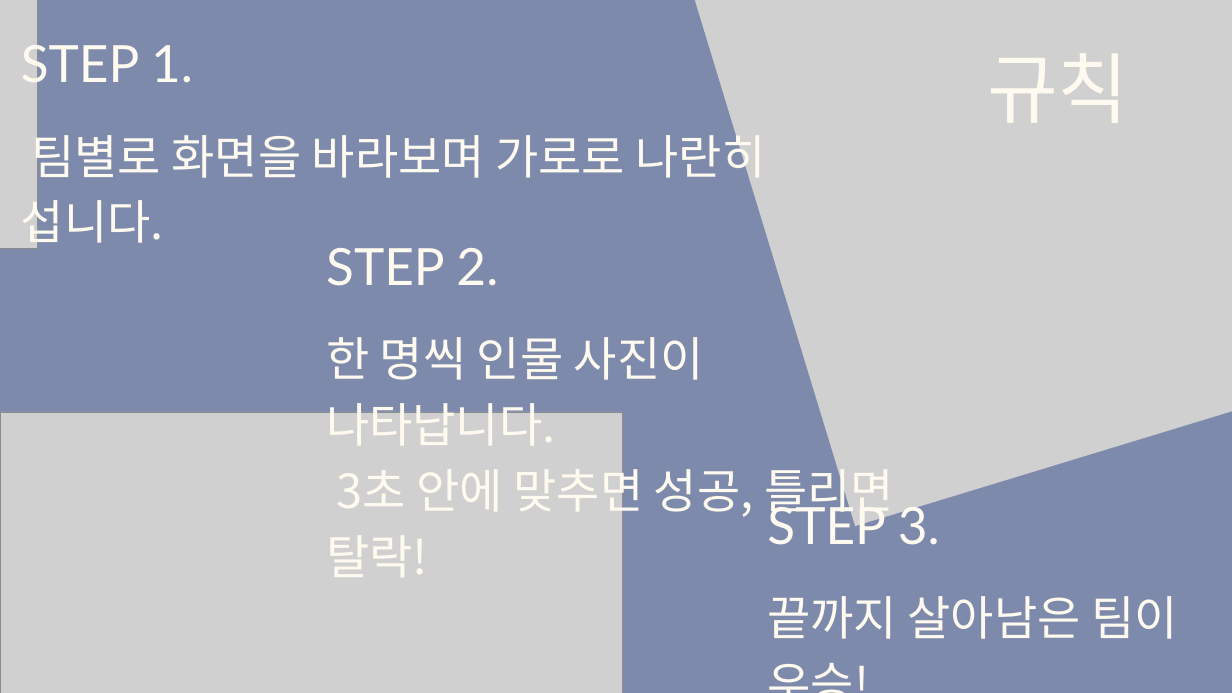
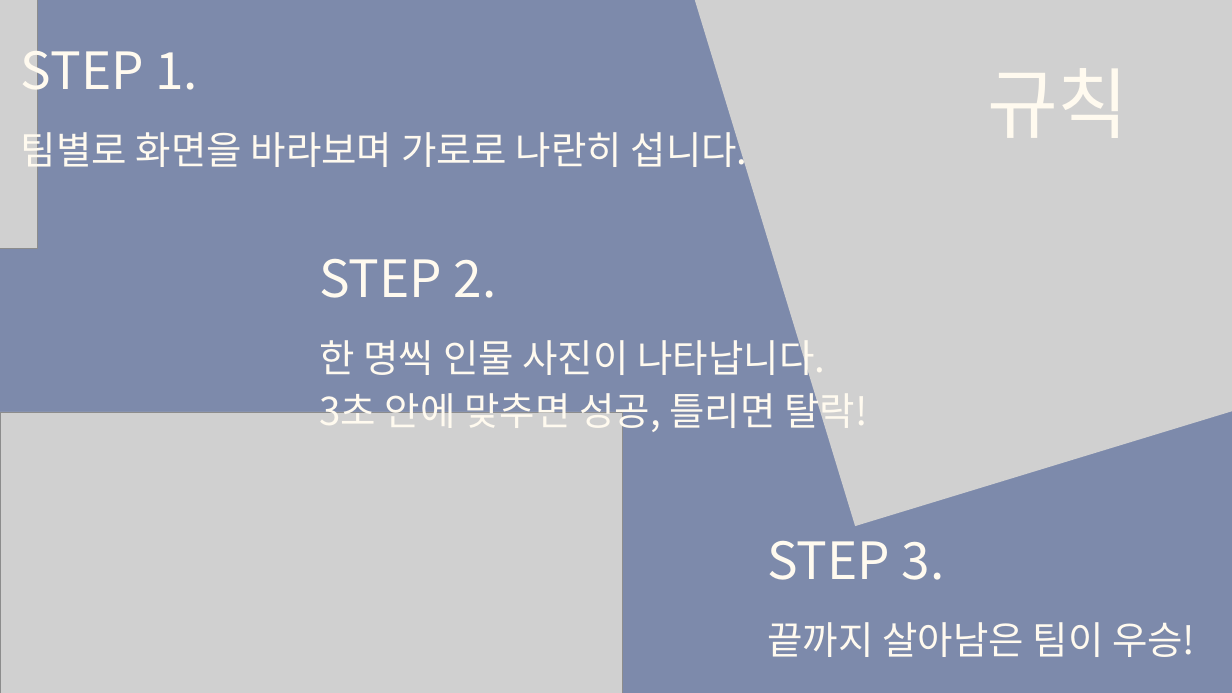
Before and after one commit to tkdgns25300/sunday_play, a slide deck: slide 2 of public/downloads/games/person-quiz/rules.pptx. Drawn at 1232x693 pixels with LibreOffice and Linux fonts; fonts in the diff are those of the drawing; grey boxes stand for pictures. Boxes give left, top, right and bottom in pixels: in the first picture for what was removed or moved away, otherwise in the second. Text is boxed around its words. In the diff, an @@ line names an element or a change of style, - is before the commit and + after.

```diff
--- a/public/downloads/games/person-quiz/rules.pptx
+++ b/public/downloads/games/person-quiz/rules.pptx
@@ text "규칙": place and size @@
-text "규칙" at [987,53,1129,123]
+text "규칙" at [987,68,1129,138]
@@ text "STEP 2.": place and size @@
-text "STEP 2." at [326,248,498,286]
+text "STEP 2." at [319,259,497,298]
@@ size 55 to 45 pt; line spacing 77pt to 63pt in 3 elements at [21,125,748,175], [768,622,1195,657], [319,332,867,436] @@
@@ font Lato to Noto Sans CJK KR in 4 elements at [21,37,198,102], [987,68,1129,138], [319,259,497,298], [767,541,945,580] @@
@@ text "STEP 3.": place and size @@
-text "STEP 3." at [767,499,940,545]
+text "STEP 3." at [767,541,945,580]
@@ text "끝까지 살아남은 팀이 우승!": place and size @@
-text "끝까지 살아남은 팀이 우승!" at [768,596,1178,639]
+text "끝까지 살아남은 팀이 우승!" at [768,622,1195,657]
```
Also in this commit, not shown: 54 other slides changed, 3 other files.
